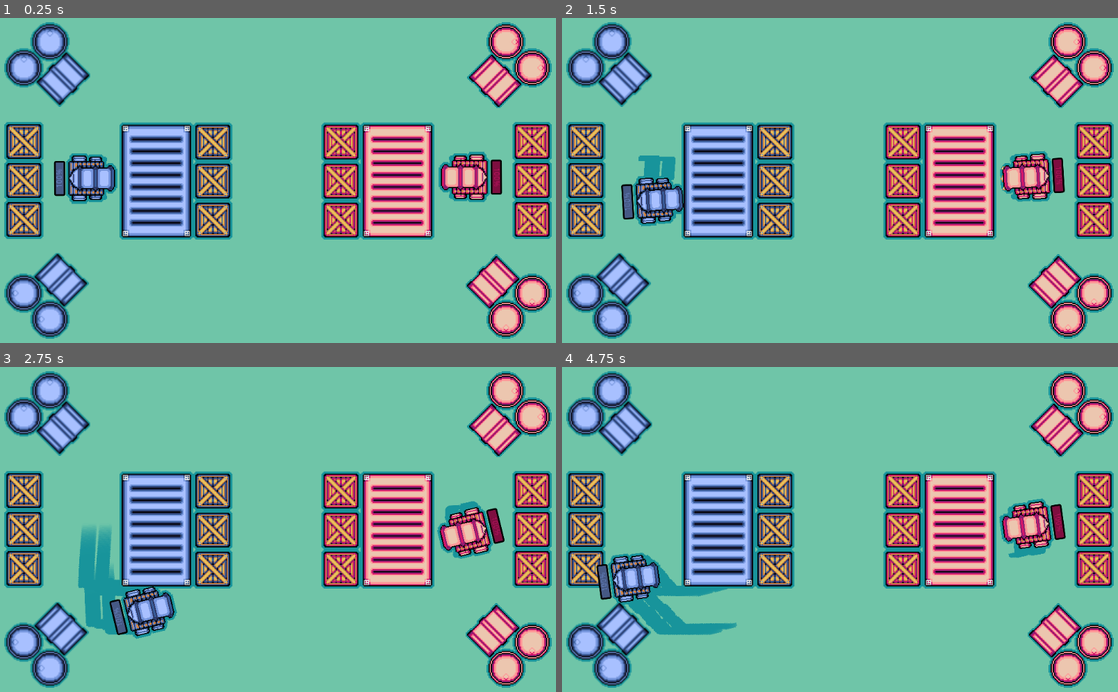
Above: before the commit, frames 1-4 (two rows, left to right).
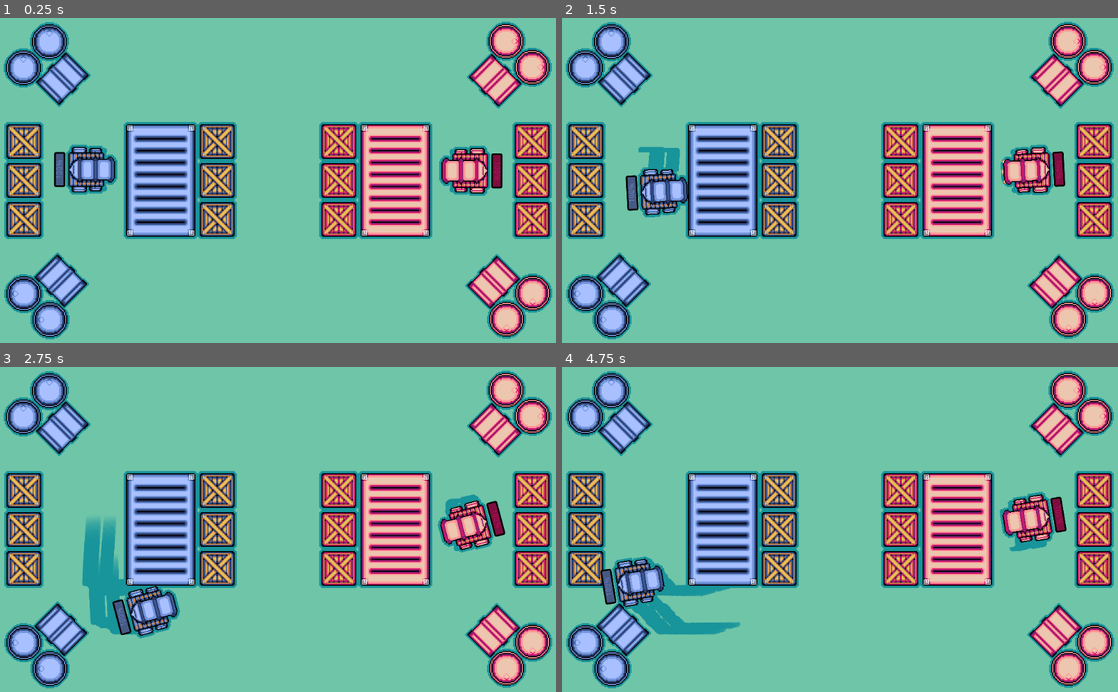
Above: after the commit, the same moments.

Repository: abelarduu/Mini-Cannon-Carts
Game: Godot game, scene res://scenes/Main_scene.tscn
The game is run twice, just before and just after one commit, with the same random seed, the same clock (stepped at 60 frames per second) and the same inputs.
Inputs:
- Up to frame 1 (0.25 s): no input
- Up to frame 2 (1.5 s): tap Enter at 0.5 s; hold D (P1_right) 0.53-1.28 s; tap E (P1_attack) at 0.6 s; tap Space at 1.25 s; hold S (P1_down) from 1.28 s (still down); tap Keypad 0 (P2_attack) at 1.35 s
- Up to frame 3 (2.75 s): release S (P1_down) at 2.03 s; hold D (P1_right) from 2.03 s (still down); tap Down (P2_down) at 2.1 s
- Up to frame 4 (4.75 s): release D (P1_right) at 2.78 s; hold W (P1_up) 2.78-3.53 s; tap Left (P2_left) at 2.85 s; hold A (P1_left) from 3.53 s (still down); tap Right (P2_right) at 3.6 s; tap Up (P2_up) at 4.35 s

The runs differ from the first frame. In frame 1, 16% of the frame differs, in the area x 0-100%, y 1-99%; in frame 2, 17%; in frame 3, 17%; in frame 4, 17%.

Commit message:
ajuste no sprites + animação de destruição dos barris

Diff:
--- a/scenes/Barrel.tscn
+++ b/scenes/Barrel.tscn
@@ -16,6 +16,7 @@
 z_index = 1
 frames = ExtResource( 1 )
 animation = "idle"
+playing = true
 
 [node name="Collision" type="CollisionShape2D" parent="."]
 position = Vector2( -43, 6 )
--- a/scenes/Main_scene.tscn
+++ b/scenes/Main_scene.tscn
@@ -15,7 +15,7 @@
 [node name="Main_scene" type="Node2D"]
 script = ExtResource( 3 )
 __meta__ = {
-"_edit_horizontal_guides_": [ 8.0, 592.0 ],
+"_edit_horizontal_guides_": [ 8.0, 592.0, 424.0, 208.0, 344.0 ],
 "_edit_vertical_guides_": [ 8.0, 1016.0 ]
 }
 
@@ -57,24 +57,24 @@
 position = Vector2( 44, 372 )
 
 [node name="Box4" parent="objects/boxes" instance=ExtResource( 2 )]
-position = Vector2( 392, 229 )
+position = Vector2( 400, 228 )
 
 [node name="Box5" parent="objects/boxes" instance=ExtResource( 2 )]
-position = Vector2( 392, 301 )
+position = Vector2( 400, 300 )
 
 [node name="Box6" parent="objects/boxes" instance=ExtResource( 2 )]
-position = Vector2( 392, 373 )
+position = Vector2( 400, 372 )
 
 [node name="Box7" parent="objects/boxes" instance=ExtResource( 2 )]
-position = Vector2( 628, 229 )
+position = Vector2( 624, 228 )
 index = 1
 
 [node name="Box8" parent="objects/boxes" instance=ExtResource( 2 )]
-position = Vector2( 628, 301 )
+position = Vector2( 624, 300 )
 index = 1
 
 [node name="Box9" parent="objects/boxes" instance=ExtResource( 2 )]
-position = Vector2( 628, 373 )
+position = Vector2( 624, 372 )
 index = 1
 
 [node name="Box10" parent="objects/boxes" instance=ExtResource( 2 )]
@@ -92,11 +92,11 @@
 [node name="barrels" type="Node2D" parent="objects"]
 
 [node name="Barrel" parent="objects/barrels" instance=ExtResource( 4 )]
-position = Vector2( 86, 513 )
+position = Vector2( 85.6096, 512.937 )
 rotation = -1.57079
 
 [node name="Barrel2" parent="objects/barrels" instance=ExtResource( 4 )]
-position = Vector2( 87, 86 )
+position = Vector2( 87.4019, 85.765 )
 
 [node name="Barrel3" parent="objects/barrels" instance=ExtResource( 4 )]
 position = Vector2( 937, 514 )
@@ -104,26 +104,26 @@
 index = 1
 
 [node name="Barrel4" parent="objects/barrels" instance=ExtResource( 4 )]
-position = Vector2( 938, 87 )
+position = Vector2( 938.357, 87.0067 )
 rotation = 1.5708
 index = 1
 
 [node name="containers" type="Node2D" parent="objects"]
 
 [node name="Contanier" parent="objects/containers" instance=ExtResource( 5 )]
-position = Vector2( 288, 301 )
+position = Vector2( 296, 300 )
 
 [node name="Contanier2" parent="objects/containers" instance=ExtResource( 5 )]
-position = Vector2( 732, 301 )
+position = Vector2( 728, 300 )
 index = 1
 
 [node name="Player1" parent="." instance=ExtResource( 1 )]
-position = Vector2( 169, 296 )
+position = Vector2( 169, 280 )
 z_index = 2
 collision_layer = 0
 
 [node name="Player2" parent="." instance=ExtResource( 1 )]
-position = Vector2( 855, 294 )
+position = Vector2( 856, 282 )
 rotation = 3.14159
 z_index = 2
 index = 1
--- a/scenes/Spriteframes/Blue_barrel.tres
+++ b/scenes/Spriteframes/Blue_barrel.tres
@@ -1,15 +1,40 @@
-[gd_resource type="SpriteFrames" load_steps=3 format=2]
+[gd_resource type="SpriteFrames" load_steps=8 format=2]
 
-[ext_resource path="res://assets/sprites/blue_barrel.png" type="Texture" id=1]
+[ext_resource path="res://assets/sprites/barrels.png" type="Texture" id=1]
+
+[sub_resource type="AtlasTexture" id=1]
+atlas = ExtResource( 1 )
+region = Rect2( 0, 0, 80, 78 )
+
+[sub_resource type="AtlasTexture" id=2]
+atlas = ExtResource( 1 )
+region = Rect2( 84, 0, 80, 78 )
 
 [sub_resource type="AtlasTexture" id=3]
 atlas = ExtResource( 1 )
-region = Rect2( 0, 0, 79, 78 )
+region = Rect2( 0, 82, 80, 78 )
+
+[sub_resource type="AtlasTexture" id=4]
+atlas = ExtResource( 1 )
+region = Rect2( 84, 82, 80, 78 )
+
+[sub_resource type="AtlasTexture" id=5]
+atlas = ExtResource( 1 )
+region = Rect2( 0, 164, 80, 78 )
+
+[sub_resource type="AtlasTexture" id=6]
+atlas = ExtResource( 1 )
+region = Rect2( 84, 164, 80, 78 )
 
 [resource]
 animations = [ {
-"frames": [ SubResource( 3 ) ],
-"loop": true,
+"frames": [ SubResource( 1 ), SubResource( 2 ), SubResource( 3 ), SubResource( 4 ), SubResource( 5 ), SubResource( 6 ) ],
+"loop": false,
+"name": "destroyed",
+"speed": 32.0
+}, {
+"frames": [ SubResource( 1 ) ],
+"loop": false,
 "name": "idle",
 "speed": 5.0
 } ]
--- a/scenes/Spriteframes/Red_barrel.tres
+++ b/scenes/Spriteframes/Red_barrel.tres
@@ -1,15 +1,40 @@
-[gd_resource type="SpriteFrames" load_steps=3 format=2]
+[gd_resource type="SpriteFrames" load_steps=8 format=2]
 
-[ext_resource path="res://assets/sprites/red_barrel.png" type="Texture" id=1]
+[ext_resource path="res://assets/sprites/barrels.png" type="Texture" id=1]
 
-[sub_resource type="AtlasTexture" id=1]
+[sub_resource type="AtlasTexture" id=2]
 atlas = ExtResource( 1 )
-region = Rect2( 0, 0, 79, 78 )
+region = Rect2( 168, 0, 80, 78 )
+
+[sub_resource type="AtlasTexture" id=3]
+atlas = ExtResource( 1 )
+region = Rect2( 252, 0, 80, 78 )
+
+[sub_resource type="AtlasTexture" id=4]
+atlas = ExtResource( 1 )
+region = Rect2( 168, 82, 80, 78 )
+
+[sub_resource type="AtlasTexture" id=5]
+atlas = ExtResource( 1 )
+region = Rect2( 252, 82, 80, 78 )
+
+[sub_resource type="AtlasTexture" id=6]
+atlas = ExtResource( 1 )
+region = Rect2( 168, 164, 80, 78 )
+
+[sub_resource type="AtlasTexture" id=7]
+atlas = ExtResource( 1 )
+region = Rect2( 252, 164, 80, 78 )
 
 [resource]
 animations = [ {
-"frames": [ SubResource( 1 ) ],
-"loop": true,
+"frames": [ SubResource( 2 ), SubResource( 3 ), SubResource( 4 ), SubResource( 5 ), SubResource( 6 ), SubResource( 7 ) ],
+"loop": false,
+"name": "destroyed",
+"speed": 32.0
+}, {
+"frames": [ SubResource( 2 ) ],
+"loop": false,
 "name": "idle",
 "speed": 5.0
 } ]
--- a/scripts/Bomb.gd
+++ b/scripts/Bomb.gd
@@ -15,8 +15,9 @@
 func _on_Bomb_body_entered(body):
 	if not "walls" in body.name:
 		body.life-= damage
+
 		if body.life <= 0:
-			if "Box" in body.name:
+			if not "Contanier" in body.name:
 				body.damage_animate()
 			else:body.queue_free()
 	queue_free()
Binary file added: assets/sprites/barrels.png
Not shown, changed: assets/sprites/barrels.png.import
Binary file removed: assets/sprites/blue_barrel.png
Binary file removed: assets/sprites/red_barrel.png
Not shown, removed: assets/sprites/red_barrel.png.import
